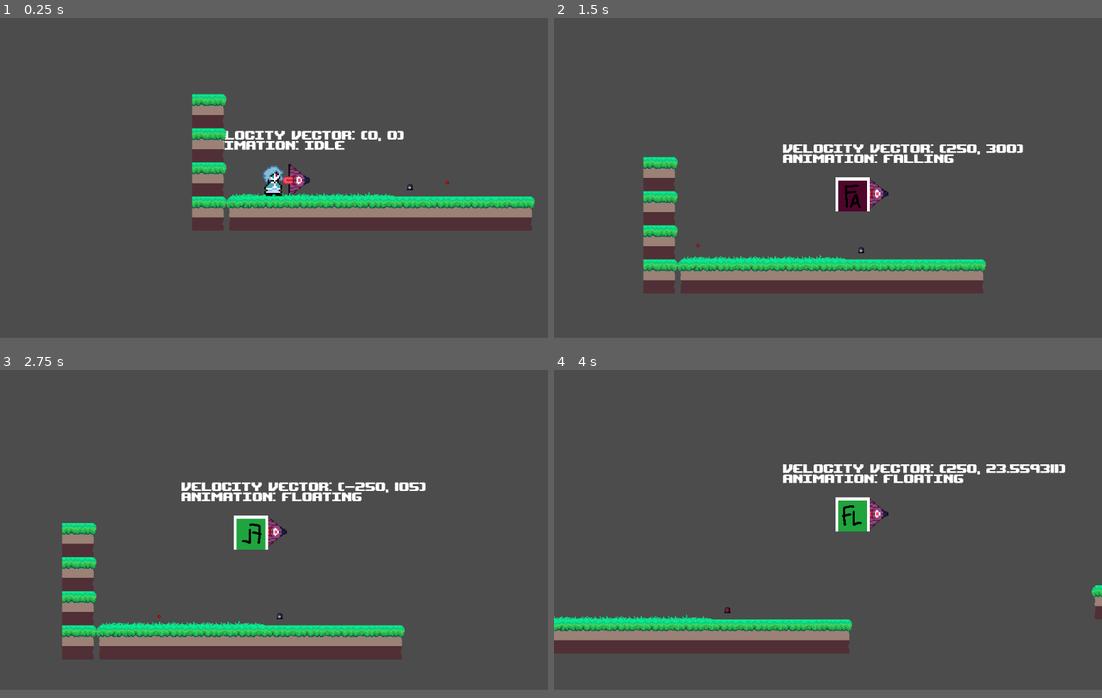
Above: before the commit, frames 1-4 (two rows, left to right).
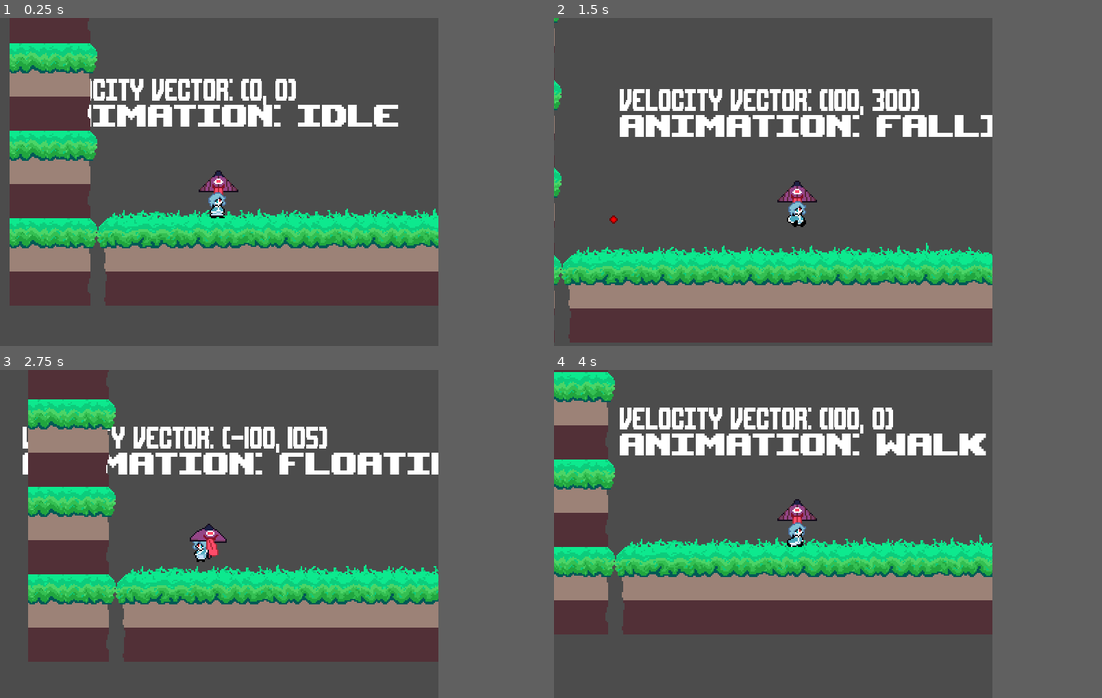
Above: after the commit, the same moments.

Repository: SiofraScript/umbrella_jam
Game: Godot game, scene res://scenes/TestWorld.tscn
Same seed, same stepped clock (60 frames per second), same inputs: the game is played once before the commit and once after it.
Inputs:
- Up to frame 1 (0.25 s): no input
- Up to frame 2 (1.5 s): hold Up (jump) 0.53-1.28 s; hold Right (right) from 0.53 s (still down); tap Up (jump) at 1.35 s
- Up to frame 3 (2.75 s): tap Up (jump) at 1.52, 1.82 s; release Right (right) at 2.03 s; hold Left (left) from 2.03 s (still down); hold Up (jump) from 2.03 s (still down)
- Up to frame 4 (4 s): release Left (left) at 2.78 s; release Up (jump) at 2.78 s; hold Right (right) from 2.78 s (still down); tap Up (jump) at 2.85, 3.02, 3.32 s; hold Up (jump) from 3.53 s (still down)
In our replay, the window is 800x468 before the commit and 640x480 after it. These sizes can differ from the game's own. Grey fills any space a smaller window leaves; there, only what the larger window draws over its background counts as a difference.

The runs differ from the first frame. In frame 1, 41% of the frame differs, in the area x 1-98%, y 0-88%; in frame 2, 30%; in frame 3, 34%; in frame 4, 38%.

Commit message:
Kogasa's physics is updated! Now uses acceleration with clamped speeds for smoother movement. WASD to control her umbrella.

Diff:
--- a/project.godot
+++ b/project.godot
@@ -10,13 +10,46 @@
 
 [application]
 
-config/name="2D_Kirby_Platformer"
+config/name="Parasol Dreamin'"
 run/main_scene="res://scenes/TestWorld.tscn"
 config/icon="res://icon.png"
 
 [autoload]
 
 Global="*res://scripts/global.gd"
+
+[display]
+
+window/size/width=320
+window/size/height=240
+window/size/test_width=960
+window/size/test_height=720
+window/stretch/mode="2d"
+window/stretch/aspect="keep"
+
+[importer_defaults]
+
+texture={
+"compress/bptc_ldr": 0,
+"compress/hdr_mode": 0,
+"compress/lossy_quality": 0.7,
+"compress/mode": 0,
+"compress/normal_map": 0,
+"detect_3d": false,
+"flags/anisotropic": false,
+"flags/filter": false,
+"flags/mipmaps": false,
+"flags/repeat": 0,
+"flags/srgb": 2,
+"process/HDR_as_SRGB": false,
+"process/fix_alpha_border": true,
+"process/invert_color": false,
+"process/normal_map_invert_y": false,
+"process/premult_alpha": false,
+"size_limit": 0,
+"stream": false,
+"svg/scale": 1.0
+}
 
 [input]
 
@@ -81,6 +114,26 @@
 "events": [ Object(InputEventKey,"resource_local_to_scene":false,"resource_name":"","device":0,"alt":false,"shift":false,"control":false,"meta":false,"command":false,"pressed":false,"scancode":82,"physical_scancode":0,"unicode":0,"echo":false,"script":null)
  ]
 }
+umbrella_up={
+"deadzone": 0.5,
+"events": [ Object(InputEventKey,"resource_local_to_scene":false,"resource_name":"","device":0,"alt":false,"shift":false,"control":false,"meta":false,"command":false,"pressed":false,"scancode":0,"physical_scancode":87,"unicode":0,"echo":false,"script":null)
+ ]
+}
+umbrella_down={
+"deadzone": 0.5,
+"events": [ Object(InputEventKey,"resource_local_to_scene":false,"resource_name":"","device":0,"alt":false,"shift":false,"control":false,"meta":false,"command":false,"pressed":false,"scancode":0,"physical_scancode":83,"unicode":0,"echo":false,"script":null)
+ ]
+}
+umbrella_right={
+"deadzone": 0.5,
+"events": [ Object(InputEventKey,"resource_local_to_scene":false,"resource_name":"","device":0,"alt":false,"shift":false,"control":false,"meta":false,"command":false,"pressed":false,"scancode":0,"physical_scancode":68,"unicode":0,"echo":false,"script":null)
+ ]
+}
+umbrella_left={
+"deadzone": 0.5,
+"events": [ Object(InputEventKey,"resource_local_to_scene":false,"resource_name":"","device":0,"alt":false,"shift":false,"control":false,"meta":false,"command":false,"pressed":false,"scancode":0,"physical_scancode":65,"unicode":0,"echo":false,"script":null)
+ ]
+}
 
 [layer_names]
 
@@ -96,4 +149,11 @@
 
 [rendering]
 
+quality/driver/driver_name="GLES2"
+quality/intended_usage/framebuffer_allocation=0
+quality/intended_usage/framebuffer_allocation.mobile=0
+2d/snapping/use_gpu_pixel_snap=true
+vram_compression/import_etc=true
+vram_compression/import_etc2=false
+2d/options/ninepatch_mode=0
 environment/default_environment="res://default_env.tres"
--- a/scenes/Player.tscn
+++ b/scenes/Player.tscn
@@ -1,77 +1,112 @@
-[gd_scene load_steps=28 format=2]
+[gd_scene load_steps=31 format=2]
 
 [ext_resource path="res://imgs/player_sprites/kogasa.png" type="Texture" id=1]
 [ext_resource path="res://scripts/Player.gd" type="Script" id=2]
-[ext_resource path="res://imgs/player_sprites/falling.png" type="Texture" id=3]
-[ext_resource path="res://imgs/player_sprites/floating.png" type="Texture" id=4]
-[ext_resource path="res://imgs/player_sprites/sliding.png" type="Texture" id=5]
-[ext_resource path="res://imgs/player_sprites/kogasa_run.png" type="Texture" id=6]
-[ext_resource path="res://imgs/player_sprites/walking.png" type="Texture" id=7]
-[ext_resource path="res://imgs/player_sprites/jumping.png" type="Texture" id=8]
 [ext_resource path="res://scenes/umbrella.tscn" type="PackedScene" id=9]
 [ext_resource path="res://scripts/Camera2D.gd" type="Script" id=10]
 
-[sub_resource type="AtlasTexture" id=4]
+[sub_resource type="AtlasTexture" id=18]
 atlas = ExtResource( 1 )
-region = Rect2( 0, 0, 42, 57 )
+region = Rect2( 41, 0, 41, 32 )
 
-[sub_resource type="AtlasTexture" id=5]
+[sub_resource type="AtlasTexture" id=19]
 atlas = ExtResource( 1 )
-region = Rect2( 42, 0, 42, 57 )
+region = Rect2( 82, 0, 41, 32 )
 
-[sub_resource type="AtlasTexture" id=6]
+[sub_resource type="AtlasTexture" id=20]
 atlas = ExtResource( 1 )
-region = Rect2( 84, 0, 42, 57 )
+region = Rect2( 123, 0, 41, 32 )
 
-[sub_resource type="AtlasTexture" id=7]
+[sub_resource type="AtlasTexture" id=21]
 atlas = ExtResource( 1 )
-region = Rect2( 126, 0, 42, 57 )
+region = Rect2( 164, 0, 41, 32 )
 
-[sub_resource type="AtlasTexture" id=8]
+[sub_resource type="AtlasTexture" id=22]
 atlas = ExtResource( 1 )
-region = Rect2( 168, 0, 42, 57 )
+region = Rect2( 205, 0, 41, 32 )
 
-[sub_resource type="AtlasTexture" id=9]
+[sub_resource type="AtlasTexture" id=23]
 atlas = ExtResource( 1 )
-region = Rect2( 210, 0, 42, 57 )
+region = Rect2( 246, 0, 41, 32 )
 
-[sub_resource type="AtlasTexture" id=10]
+[sub_resource type="AtlasTexture" id=24]
 atlas = ExtResource( 1 )
-region = Rect2( 252, 0, 42, 57 )
+region = Rect2( 287, 0, 41, 32 )
 
-[sub_resource type="AtlasTexture" id=11]
+[sub_resource type="AtlasTexture" id=25]
 atlas = ExtResource( 1 )
-region = Rect2( 294, 0, 42, 57 )
+region = Rect2( 328, 0, 41, 32 )
 
-[sub_resource type="AtlasTexture" id=12]
+[sub_resource type="AtlasTexture" id=26]
 atlas = ExtResource( 1 )
-region = Rect2( 336, 0, 42, 57 )
+region = Rect2( 369, 0, 41, 32 )
 
-[sub_resource type="AtlasTexture" id=13]
+[sub_resource type="AtlasTexture" id=27]
 atlas = ExtResource( 1 )
-region = Rect2( 378, 0, 42, 57 )
+region = Rect2( 410, 0, 41, 32 )
 
-[sub_resource type="AtlasTexture" id=14]
-atlas = ExtResource( 6 )
-region = Rect2( 0, 0, 42, 57 )
+[sub_resource type="AtlasTexture" id=28]
+atlas = ExtResource( 1 )
+region = Rect2( 451, 0, 41, 32 )
 
-[sub_resource type="AtlasTexture" id=15]
-atlas = ExtResource( 6 )
-region = Rect2( 42, 0, 42, 57 )
+[sub_resource type="AtlasTexture" id=29]
+atlas = ExtResource( 1 )
+region = Rect2( 533, 0, 41, 32 )
 
-[sub_resource type="AtlasTexture" id=16]
-atlas = ExtResource( 6 )
-region = Rect2( 84, 0, 42, 57 )
+[sub_resource type="AtlasTexture" id=30]
+atlas = ExtResource( 1 )
+region = Rect2( 574, 0, 41, 32 )
 
-[sub_resource type="AtlasTexture" id=17]
-atlas = ExtResource( 6 )
-region = Rect2( 126, 0, 42, 57 )
+[sub_resource type="AtlasTexture" id=31]
+atlas = ExtResource( 1 )
+region = Rect2( 615, 0, 41, 32 )
+
+[sub_resource type="AtlasTexture" id=32]
+atlas = ExtResource( 1 )
+region = Rect2( 656, 0, 41, 32 )
+
+[sub_resource type="AtlasTexture" id=33]
+atlas = ExtResource( 1 )
+region = Rect2( 697, 0, 41, 32 )
+
+[sub_resource type="AtlasTexture" id=34]
+atlas = ExtResource( 1 )
+region = Rect2( 533, 0, 41, 32 )
+
+[sub_resource type="AtlasTexture" id=35]
+atlas = ExtResource( 1 )
+region = Rect2( 984, 0, 41, 32 )
+
+[sub_resource type="AtlasTexture" id=36]
+atlas = ExtResource( 1 )
+region = Rect2( 1025, 0, 41, 32 )
+
+[sub_resource type="AtlasTexture" id=37]
+atlas = ExtResource( 1 )
+region = Rect2( 1066, 0, 41, 32 )
+
+[sub_resource type="AtlasTexture" id=38]
+atlas = ExtResource( 1 )
+region = Rect2( 1107, 0, 41, 32 )
+
+[sub_resource type="AtlasTexture" id=39]
+atlas = ExtResource( 1 )
+region = Rect2( 1148, 0, 41, 32 )
+
+[sub_resource type="AtlasTexture" id=40]
+atlas = ExtResource( 1 )
+region = Rect2( 492, 0, 41, 32 )
 
 [sub_resource type="SpriteFrames" id=1]
 animations = [ {
-"frames": [ SubResource( 4 ), SubResource( 5 ), SubResource( 6 ), SubResource( 7 ), SubResource( 8 ), SubResource( 9 ), SubResource( 10 ), SubResource( 11 ), SubResource( 12 ), SubResource( 13 ) ],
+"frames": [ SubResource( 18 ), SubResource( 19 ), SubResource( 20 ), SubResource( 21 ), SubResource( 22 ), SubResource( 23 ), SubResource( 24 ), SubResource( 25 ), SubResource( 26 ), SubResource( 27 ), SubResource( 28 ) ],
 "loop": true,
 "name": "idle",
+"speed": 5.0
+}, {
+"frames": [ SubResource( 29 ) ],
+"loop": true,
+"name": "falling",
 "speed": 5.0
 }, {
 "frames": [  ],
@@ -79,81 +114,75 @@
 "name": "changedir",
 "speed": 5.0
 }, {
-"frames": [ ExtResource( 4 ) ],
+"frames": [ SubResource( 30 ), SubResource( 31 ), SubResource( 32 ), SubResource( 33 ) ],
+"loop": true,
+"name": "walk",
+"speed": 5.0
+}, {
+"frames": [ SubResource( 34 ) ],
+"loop": true,
+"name": "jump",
+"speed": 5.0
+}, {
+"frames": [ SubResource( 35 ), SubResource( 36 ), SubResource( 37 ), SubResource( 38 ), SubResource( 39 ) ],
 "loop": true,
 "name": "floating",
 "speed": 5.0
 }, {
-"frames": [ ExtResource( 5 ) ],
-"loop": true,
-"name": "sliding",
-"speed": 5.0
-}, {
-"frames": [ ExtResource( 8 ) ],
-"loop": true,
-"name": "jump",
-"speed": 5.0
-}, {
-"frames": [ ExtResource( 7 ) ],
-"loop": true,
-"name": "walk",
-"speed": 5.0
-}, {
-"frames": [ SubResource( 14 ), SubResource( 15 ), SubResource( 16 ), SubResource( 17 ) ],
+"frames": [  ],
 "loop": true,
 "name": "run",
 "speed": 5.0
 }, {
-"frames": [ ExtResource( 3 ) ],
+"frames": [ SubResource( 40 ) ],
 "loop": true,
-"name": "falling",
+"name": "sliding",
 "speed": 5.0
 } ]
 
 [sub_resource type="RectangleShape2D" id=2]
-extents = Vector2( 20.5, 30.5 )
+extents = Vector2( 6, 8 )
 
 [sub_resource type="CircleShape2D" id=3]
+radius = 2.0
 
-[node name="KinematicBody2D" type="KinematicBody2D"]
+[node name="Player" type="KinematicBody2D"]
 position = Vector2( 511, 366 )
 collision_layer = 8
 script = ExtResource( 2 )
-walk_speed = 250
-run_speed = 450
-grav_strength = 300
 
 [node name="AnimatedSprite" type="AnimatedSprite" parent="."]
+position = Vector2( 0, -8 )
 z_index = 1
 frames = SubResource( 1 )
 animation = "idle"
+frame = 8
 
 [node name="CollisionShape2D" type="CollisionShape2D" parent="."]
-position = Vector2( -1.5, -1.5 )
 shape = SubResource( 2 )
 
 [node name="RightCast" type="RayCast2D" parent="."]
 enabled = true
-cast_to = Vector2( 36, 0 )
+cast_to = Vector2( 7, 0 )
 
 [node name="LeftCast" type="RayCast2D" parent="."]
 enabled = true
-cast_to = Vector2( -36, 0 )
+cast_to = Vector2( -8, 0 )
 
 [node name="FloorCast" type="RayCast2D" parent="."]
 enabled = true
-cast_to = Vector2( 0, 34 )
+cast_to = Vector2( 0, 9 )
+
+[node name="umbrella" parent="." instance=ExtResource( 9 )]
 
 [node name="hitbox" type="Area2D" parent="."]
 collision_layer = 0
 collision_mask = 2
 
 [node name="CollisionShape2D" type="CollisionShape2D" parent="hitbox"]
+modulate = Color( 0.705882, 0.239216, 0.145098, 1 )
+self_modulate = Color( 0.909804, 0.0941176, 0.0941176, 1 )
 shape = SubResource( 3 )
-
-[node name="umbrella" parent="hitbox" instance=ExtResource( 9 )]
-position = Vector2( 13, -1 )
-scale = Vector2( 0.920005, 0.920005 )
 
 [node name="Camera2D" type="Camera2D" parent="."]
 current = true
--- a/scenes/TestWorld.tscn
+++ b/scenes/TestWorld.tscn
@@ -1,5 +1,4 @@
-[gd_scene load_steps=17 format=2]
-
+[gd_scene load_steps=15 format=2]
 
 [ext_resource path="res://imgs/tiles/tileset_grass64x64.png" type="Texture" id=1]
 [ext_resource path="res://scenes/Player.tscn" type="PackedScene" id=2]
@@ -142,22 +141,21 @@
 [node name="Enemy3" parent="." instance=ExtResource( 8 )]
 position = Vector2( 338, 400 )
 
-[node name="KinematicBody2D" parent="." instance=ExtResource( 2 )]
+[node name="Player" parent="." instance=ExtResource( 2 )]
 position = Vector2( 473, 400 )
 
-[node name="Label" type="Label" parent="KinematicBody2D"]
+[node name="Label" type="Label" parent="Player"]
 margin_left = -130.0
 margin_top = -102.0
-margin_right = 459.0
-margin_bottom = -45.0
+margin_right = 152.0
+margin_bottom = -73.0
+rect_scale = Vector2( 0.5, 1 )
+size_flags_horizontal = 0
 custom_fonts/font = SubResource( 2 )
 text = "Velocity Vector:"
 script = ExtResource( 4 )
-__meta__ = {
-"_edit_use_anchors_": false
-}
 
-[node name="Label2" type="Label" parent="KinematicBody2D"]
+[node name="Label2" type="Label" parent="Player"]
 margin_left = -130.0
 margin_top = -83.0
 margin_right = 875.0
@@ -169,14 +167,13 @@
 [node name="TileMap" type="TileMap" parent="."]
 tile_set = SubResource( 6 )
 format = 1
-
 tile_data = PoolIntArray( 262149, 2, 0, 327685, 2, 0, 393221, 2, 0, 393222, 3, 0, 393223, 4, 0, 393224, 4, 0, 393225, 4, 0, 393226, 5, 0, 393238, 0, 0, 458757, 2, 0, 458758, 0, 0, 458759, 1, 0, 458760, 1, 0, 458761, 1, 0, 458762, 1, 0, 458763, 1, 0, 458764, 1, 0, 458765, 1, 0, 458766, 2, 0 )
 
 [node name="PauseControl" parent="." instance=ExtResource( 9 )]
 pause_mode = 2
 
 [node name="Enemy2" parent="." instance=ExtResource( 11 )]
-position = Vector2( 727, 431 )
+position = Vector2( 732, 443 )
 scale = Vector2( -1, 1 )
 bullet_velocity = Vector2( -5, 0 )
 
--- a/scenes/umbrella.tscn
+++ b/scenes/umbrella.tscn
@@ -1,20 +1,31 @@
-[gd_scene load_steps=3 format=2]
+[gd_scene load_steps=5 format=2]
 
-[ext_resource path="res://imgs/player_sprites/karakasa.png" type="Texture" id=1]
+[ext_resource path="res://imgs/player_sprites/kogasa.png" type="Texture" id=1]
 
 [sub_resource type="RectangleShape2D" id=1]
-extents = Vector2( 35, 32.25 )
+extents = Vector2( 10, 14.5 )
+
+[sub_resource type="AtlasTexture" id=4]
+atlas = ExtResource( 1 )
+region = Rect2( 738, 0, 41, 32 )
+
+[sub_resource type="SpriteFrames" id=3]
+animations = [ {
+"frames": [ SubResource( 4 ) ],
+"loop": true,
+"name": "default",
+"speed": 5.0
+} ]
 
 [node name="umbrella" type="Area2D"]
 collision_layer = 4
 collision_mask = 16
 
 [node name="blockbox" type="CollisionShape2D" parent="."]
-position = Vector2( 24, -0.25 )
+position = Vector2( 16, -0.5 )
 shape = SubResource( 1 )
 
-[node name="Sprite" type="Sprite" parent="."]
-position = Vector2( 48, 3 )
+[node name="Sprite" type="AnimatedSprite" parent="."]
+position = Vector2( 19, 0 )
 rotation = 1.5708
-scale = Vector2( 2.25052, 2.6902 )
-texture = ExtResource( 1 )
+frames = SubResource( 3 )
--- a/scripts/Enemy.gd
+++ b/scripts/Enemy.gd
@@ -21,5 +21,5 @@
 
 
 
-func _on_hitbox_area_entered(area):
+func _on_hitbox_area_entered(_area):
 	die()
--- a/scripts/ForwardShootEnemy.gd
+++ b/scripts/ForwardShootEnemy.gd
@@ -5,7 +5,6 @@
 # var a = 2
 export var fire_interval = 120
 export var initial_timer = 0
-export var bullet_type = "default"
 export var bullet_scale = 1
 export var bullet_velocity = Vector2.ZERO
 var timer = 0
@@ -25,4 +24,6 @@
 	timer = timer + 1
 	if timer >= fire_interval:
 		timer = 0
-		fire_bullet(bullet_type)
+		# bullet_type(s) are defined in a dictionary in the enemy base class...
+		# SORRY!
+		fire_bullet("default")
--- a/scripts/Label2.gd
+++ b/scripts/Label2.gd
@@ -12,5 +12,5 @@
 
 
 # Called every frame. 'delta' is the elapsed time since the previous frame.
-func _process(delta):
+func _process(_delta):
  set_text("Animation: " + Global.anim_info)
--- a/scripts/PauseControl.gd
+++ b/scripts/PauseControl.gd
@@ -13,7 +13,7 @@
 func _physics_process(_delta):
 	# input buffer logic
 	if Input.is_action_just_pressed("left"):
-		Global.movementPressOrder.erase(-1)
+		Global.umbrellaPressOrder.erase(-1)
 		Global.movementPressOrder.append(-1)
 
 	if Input.is_action_just_released("left"):
@@ -32,8 +32,37 @@
 
 	if Input.is_action_just_released("down"):
 		Global.movementPressOrder.erase(0)
-		Global.movementPressOrder.push_front(0)
+		Global.movementPressOrder.push_front(0) #default if nothing pressed
 
+	###########
+	if Input.is_action_just_pressed("umbrella_left"):
+		Global.umbrellaPressOrder.erase(Vector2.LEFT)
+		Global.umbrellaPressOrder.append(Vector2.LEFT)
+
+	if Input.is_action_just_released("umbrella_left"):
+		Global.umbrellaPressOrder.erase(Vector2.LEFT)
+
+	if Input.is_action_just_pressed("umbrella_right"):
+		Global.umbrellaPressOrder.erase(Vector2.RIGHT)
+		Global.umbrellaPressOrder.append(Vector2.RIGHT)
+
+	if Input.is_action_just_released("umbrella_right"):
+		Global.umbrellaPressOrder.erase(Vector2.RIGHT)
+
+	if Input.is_action_just_pressed("umbrella_down"):
+		Global.umbrellaPressOrder.erase(Vector2.DOWN)
+		Global.umbrellaPressOrder.append(Vector2.DOWN)
+
+	if Input.is_action_just_released("umbrella_down"):
+		Global.umbrellaPressOrder.erase(Vector2.DOWN)
+
+	if Input.is_action_just_pressed("umbrella_up"):
+		Global.umbrellaPressOrder.erase(Vector2.UP)
+		Global.umbrellaPressOrder.append(Vector2.UP)
+
+	if Input.is_action_just_released("umbrella_up"):
+		Global.umbrellaPressOrder.erase(Vector2.UP)
+		Global.umbrellaPressOrder.push_front(Vector2.UP) # default if nothing pressed
 
 	if Input.is_action_just_pressed("pause"):
 		if !get_tree().paused:
--- a/scripts/Player.gd
+++ b/scripts/Player.gd
@@ -1,35 +1,52 @@
 extends KinematicBody2D
 
-export (int) var walk_speed = 175
-export (int) var run_speed = 300
-export (int) var grav_strength = 150
-export (int) var jump_strength = 250
+export (int) var walk_acc = 8
+export (int) var max_walk_speed = 100
+export (int) var default_max_fall_speed = 300
+export var groundfriction = 0.2
+export (int) var idle_speed_threshold = 10
 
-onready var current_speed = walk_speed
+export (int) var grav_strength = 50
+export (int) var default_jump_acceleration = 100
+export (int) var default_jump_height_timer = 30
+
+export var float_grav_strn_mult = 0.35
+export var cling_grav_strn_mult = 0.35
+export var jump_gravity_mult = 0.35
+export var jump_accel_tamper = 0.79
+
+
+var max_fall_speed = default_max_fall_speed
+
 onready var direction_input_check = 0
 onready var jump_height_timer = 0
-onready var jump_acceleration = 6
+onready var jump_acceleration = default_jump_acceleration
 onready var is_floating = false
 onready var is_wall_slide = false
+onready var is_idle = true
 onready var last_facing_left = false
 onready var last_slide_r = false
 onready var last_slide_l = false
 onready var can_jump = true
+var on_ground = true
 
 
 var velocity = Vector2()
 
-func get_input():
+func get_input(_delta):
+	var x_input = Global.movementPressOrder[-1]
+	var umbrella_input = Global.umbrellaPressOrder[-1]
+	if on_ground and umbrella_input == Vector2.DOWN:
+		umbrella_input = Global.umbrellaPressOrder[-2]
+
 	is_wall_slide = false
-	velocity = Vector2()
-	direction_input_timer(false)
 
-	if($FloorCast.is_colliding()):
+	on_ground = $FloorCast.is_colliding()
+	if(on_ground):
 		is_floating = false
 		last_slide_l = false
 		last_slide_r = false
-		if(jump_height_timer < 20):
-			can_jump = true
+		can_jump = true
 
 	if($RightCast.is_colliding()):
 		if(Input.is_action_pressed("right")):
@@ -52,32 +69,36 @@
 		else:
 			is_wall_slide = false
 
-	if Input.is_action_pressed("right"):
-		velocity.x += 1
-		direction_input_timer(true)
-	if Input.is_action_pressed("left"):
-		velocity.x -= 1
-		direction_input_timer(true)
 
-	if jump_height_timer > 0:
-		velocity.y -= jump_acceleration * jump_strength
-		jump_height_timer -= 1
-		jump_acceleration *= 0.89
+	if x_input != 0:
+		is_idle = false
+		velocity.x += x_input * walk_acc
+		velocity.x = clamp(velocity.x,-max_walk_speed,max_walk_speed)
+	else:
+		velocity.x = lerp(velocity.x,0,groundfriction)
+		if (abs(velocity.x) < idle_speed_threshold) and on_ground:
+			is_idle = true
 
-	if Input.is_action_pressed("cont_x"):
-			if current_speed < run_speed:
-				current_speed *= 1.015
-				velocity.x = velocity.x * current_speed
-			elif run_speed <= current_speed:
-				velocity.x = velocity.x * run_speed
-				jump_strength = 310
-	else:
-		current_speed = walk_speed
-		jump_strength = 250
-		velocity.x = velocity.x * current_speed
+	if Input.is_action_just_pressed("jump"):
+		if(can_jump):
+			is_idle = false
+			if((last_slide_l or last_slide_r) and is_wall_slide):
+				return
+			if(!is_wall_slide and (last_slide_r and Input.is_action_pressed("left"))):
+				jump_height_timer = default_jump_height_timer
+				jump_acceleration = default_jump_acceleration
+			elif(!is_wall_slide and (last_slide_l and Input.is_action_pressed("right"))):
+				jump_height_timer = default_jump_height_timer
+				jump_acceleration = default_jump_acceleration
+			else:
+				jump_height_timer = default_jump_height_timer
+				jump_acceleration = default_jump_acceleration
+			velocity.y = 0
+
+			can_jump = false
 
 	if Input.is_action_pressed("jump"):
-		if(!$FloorCast.is_colliding()):
+		if(!on_ground and !is_wall_slide and velocity.y >=0):
 			is_floating = true
 		else:
 			is_floating = false
@@ -86,57 +107,62 @@
 		jump_height_timer = 0
 		is_floating = false
 
-	if Input.is_action_just_pressed("jump"):
-		if(can_jump):
-			if((last_slide_l or last_slide_r) and is_wall_slide):
-				return
-			if(!is_wall_slide and (last_slide_r and Input.is_action_pressed("left"))):
-				jump_height_timer = 30
-				jump_acceleration = 6
-			elif(!is_wall_slide and (last_slide_l and Input.is_action_pressed("right"))):
-				jump_height_timer = 30
-				jump_acceleration = 6
-			else:
-				jump_height_timer = 30
-				jump_acceleration = 6
 
+	if(!on_ground):
+		if(is_floating == true):
+			velocity.y += (grav_strength * float_grav_strn_mult)
 			can_jump = false
-
-	if(!is_on_floor()):
-		if(is_floating == true):
-			velocity.y += (grav_strength * 0.35)
+			velocity.y = clamp(velocity.y,-INF,default_max_fall_speed * float_grav_strn_mult)
 		else:
 			if(is_wall_slide):
-				velocity.y += grav_strength * 0.6
+				velocity.y += (grav_strength * cling_grav_strn_mult)
+				can_jump = true
+				velocity.y = clamp(velocity.y,-INF,default_max_fall_speed * cling_grav_strn_mult)
+			elif jump_height_timer > 0:
+				velocity.y += grav_strength* jump_gravity_mult
+				can_jump = false
+				velocity.y = clamp(velocity.y,-INF,default_max_fall_speed * jump_gravity_mult)
 			else:
 				velocity.y += grav_strength
+				can_jump = false
+				velocity.y = clamp(velocity.y,-INF,default_max_fall_speed)
+
+	if jump_height_timer > 0:
+		#print(jump_height_timer)
+		#print(delta)
+		velocity.y = velocity.y - jump_acceleration
+		jump_height_timer = jump_height_timer - 1
+		jump_acceleration = jump_acceleration * jump_accel_tamper
+
+	if !is_floating:
+		$umbrella.visible=true
+		if !(on_ground and umbrella_input == Vector2.DOWN):
+			$umbrella.rotation = umbrella_input.angle()
+	else:
+		$umbrella.visible=false
+
+
+func animation_state_handler(vel_vector):
+	if (is_wall_slide):
+		$AnimatedSprite.play("sliding")
+	elif (is_floating):
+		if (vel_vector.y >=0):
+			$AnimatedSprite.play("floating")
+		else:
+			$AnimatedSprite.play("jump")
+	else:
+		if (jump_height_timer > 0):
+			$AnimatedSprite.play("jump")
+		elif (!on_ground):
+			$AnimatedSprite.play("falling")
+		elif (is_idle):
+			$AnimatedSprite.play("idle")
+		else:
+			$AnimatedSprite.play("walk")
 
 
 
-func animation_state_handler(vel_vector):
-	if (vel_vector.x == 0):
-		$AnimatedSprite.play("idle")
-	elif (vel_vector.x > 0 and vel_vector.x < 251):
-		$AnimatedSprite.play("walk")
-	elif (vel_vector.x > 251):
-		$AnimatedSprite.play("run")
-	elif (vel_vector.x < 0 and vel_vector.x > -251):
-		$AnimatedSprite.play("walk")
-	elif (vel_vector.x < 251):
-		$AnimatedSprite.play("run")
 
-	if (vel_vector.y < 0):
-		$AnimatedSprite.play("jump")
-	elif (vel_vector.y > 0):
-		$AnimatedSprite.play("falling")
-
-	if (is_floating):
-		$AnimatedSprite.play("floating")
-		if(vel_vector.y <0):
-			$AnimatedSprite.play("jump")
-
-	if (is_wall_slide):
-		$AnimatedSprite.play("sliding")
 
 	if (vel_vector.x < 0):
 		$AnimatedSprite.set_flip_h(true)
@@ -144,29 +170,19 @@
 		$AnimatedSprite.set_flip_h(false)
 
 	Global.anim_info = $AnimatedSprite.get_animation()
-
+	#print(Global.anim_info)
 
 func _physics_process(delta):
-	get_input()
+	get_input(delta)
 	velocity = move_and_slide(velocity, Vector2.UP)
 	animation_state_handler(velocity)
 	Global.p_info = velocity
 	#print($FloorCast.is_colliding(), can_jump)
-
-func direction_input_timer(is_input = false):
-	if !is_input:
-		if direction_input_check > 0:
-			direction_input_check -= 1
-		else:
-			jump_strength = 250
-			current_speed = walk_speed
-	else:
-		direction_input_check = 5
 
 func die():
 	Global.deaths = Global.deaths + 1
 	print(Global.deaths)
 	var _unused = get_tree().change_scene(Global.currentLevel)
 
-func _on_hitbox_area_entered(area):
+func _on_hitbox_area_entered(_area):
 	die()
--- a/scripts/bullet.gd
+++ b/scripts/bullet.gd
@@ -10,11 +10,11 @@
 	position = position + velocity
 
 
-func _on_bullet_body_entered(body):
+func _on_bullet_body_entered(_body):
 	# we collided with the player or the stage
 	queue_free()
 
 
-func _on_bullet_area_entered(area):
+func _on_bullet_area_entered(_area):
 	# we collided with the player's umbrella, most likely.
 	queue_free()
--- a/scripts/debug_label.gd
+++ b/scripts/debug_label.gd
@@ -12,5 +12,5 @@
 
 
 # Called every frame. 'delta' is the elapsed time since the previous frame.
-func _process(delta):
+func _process(_delta):
 	set_text("Velocity Vector: " + String(Global.p_info))
--- a/scripts/global.gd
+++ b/scripts/global.gd
@@ -6,8 +6,8 @@
 var deaths = 0
 var currentLevel = "res://scenes/TestWorld.tscn"
 
-var movementPressOrder = [] # this is a simple input buffer. The last entry is the last of 'left' or 'right' that was pressed
-
+var movementPressOrder = [0] # this is a simple input buffer. The last entry is the last of 'left' or 'right' that was pressed
+var umbrellaPressOrder = [Vector2.UP]
 
 # Called when the node enters the scene tree for the first time.
 func _ready():
Binary file changed: imgs/player_sprites/kogasa.png
